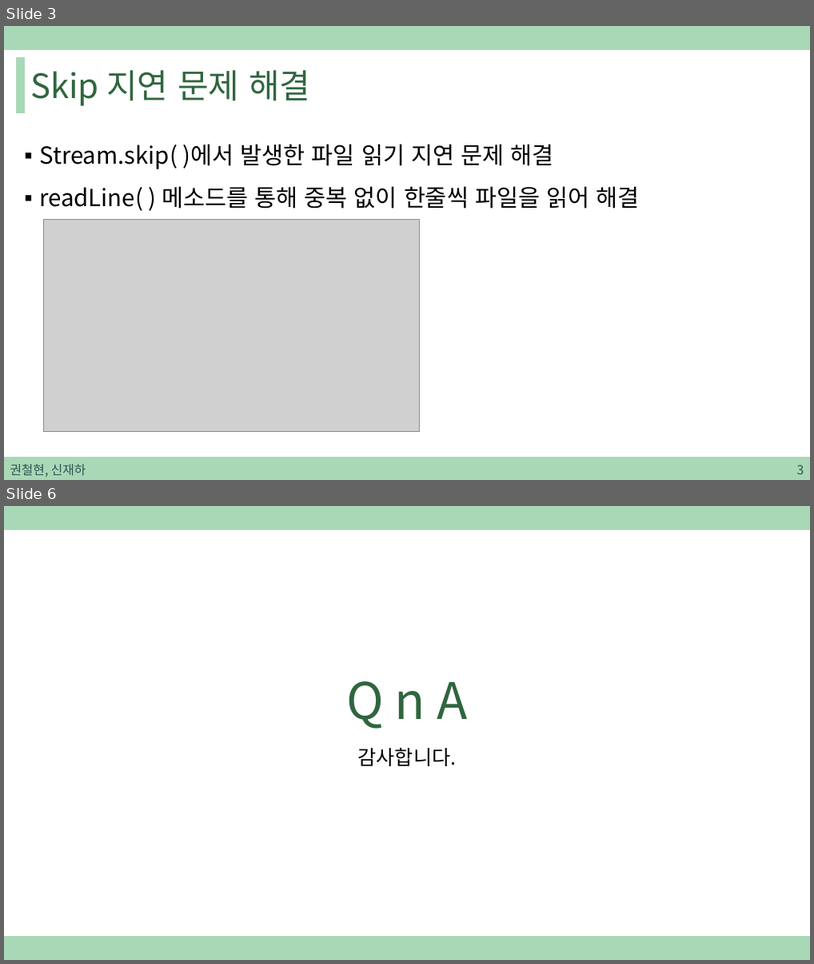
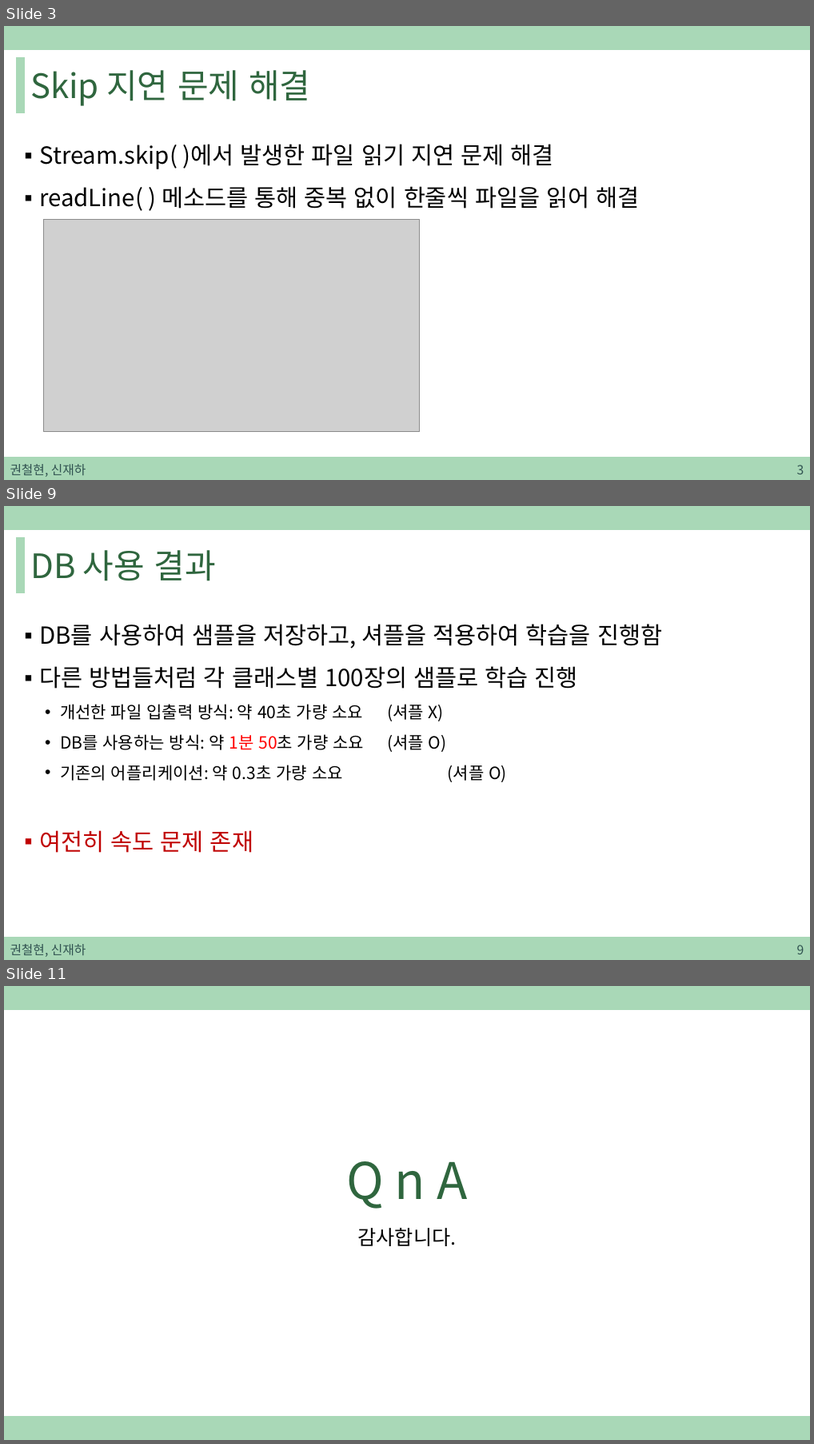
Before and after one commit to sjh4287/capston, a slide deck: 2022.02.18/권철현,신재하.pptx. Shown one above the other, each under a label of ours: slides 3 and 6 before the commit, slides 3, 9 and 11 after it; the slides between them are not shown. The pictures are 814x964 and 814x1444 pixels, drawn with LibreOffice and Linux fonts; fonts in the diff are those of the drawing; grey boxes stand for pictures. Boxes give left, top, right and bottom in pixels: in the first picture for what was removed or moved away, otherwise in the second. Text is boxed around its words. In the diff, an @@ line names an element or a change of style, - is before the commit and + after.

```diff
--- a/2022.02.18/권철현,신재하.pptx
+++ b/2022.02.18/권철현,신재하.pptx
@@ slide 9 added at [4, 506, 810, 960], background #FFFFFF; not listed: 3 template elements that a slide beside it also shows @@
@@ title added at [30, 550, 216, 581], 40 pt, text #2F663E @@
+DB 사용 결과
@@ text added at [39, 624, 662, 852], 20 pt, text #000000 @@
+▪ DB를 사용하여 샘플을 저장하고, 셔플을 적용하여 학습을 진행함
+▪ 다른 방법들처럼 각 클래스별 100장의 샘플로 학습 진행
+  • 개선한 파일 입출력 방식: 약 40초 가량 소요 (셔플 X)
+  • DB를 사용하는 방식: 약 1분 50초 가량 소요 (셔플 O)
+  • 기존의 어플리케이션: 약 0.3초 가량 소요 (셔플 O)
+▪ 여전히 속도 문제 존재
@@ text added at [10, 944, 86, 956], 15 pt, text #305250 @@
+권철현, 신재하
@@ page number added at [798, 944, 805, 954], 15 pt, text #305250 @@
+9
@@ what was slide 6 is now slide 11 @@
```
Also in this commit, not shown: 3 slides changed, 4 other slides added.
